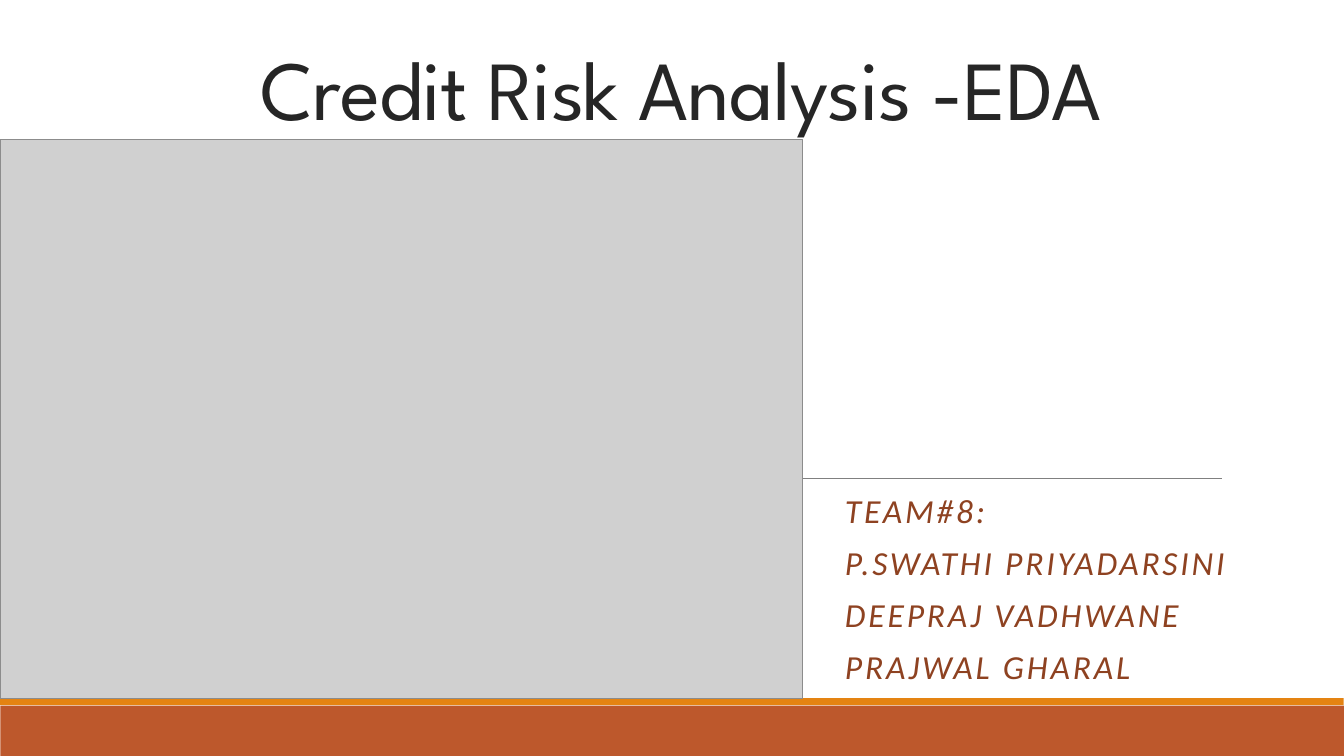
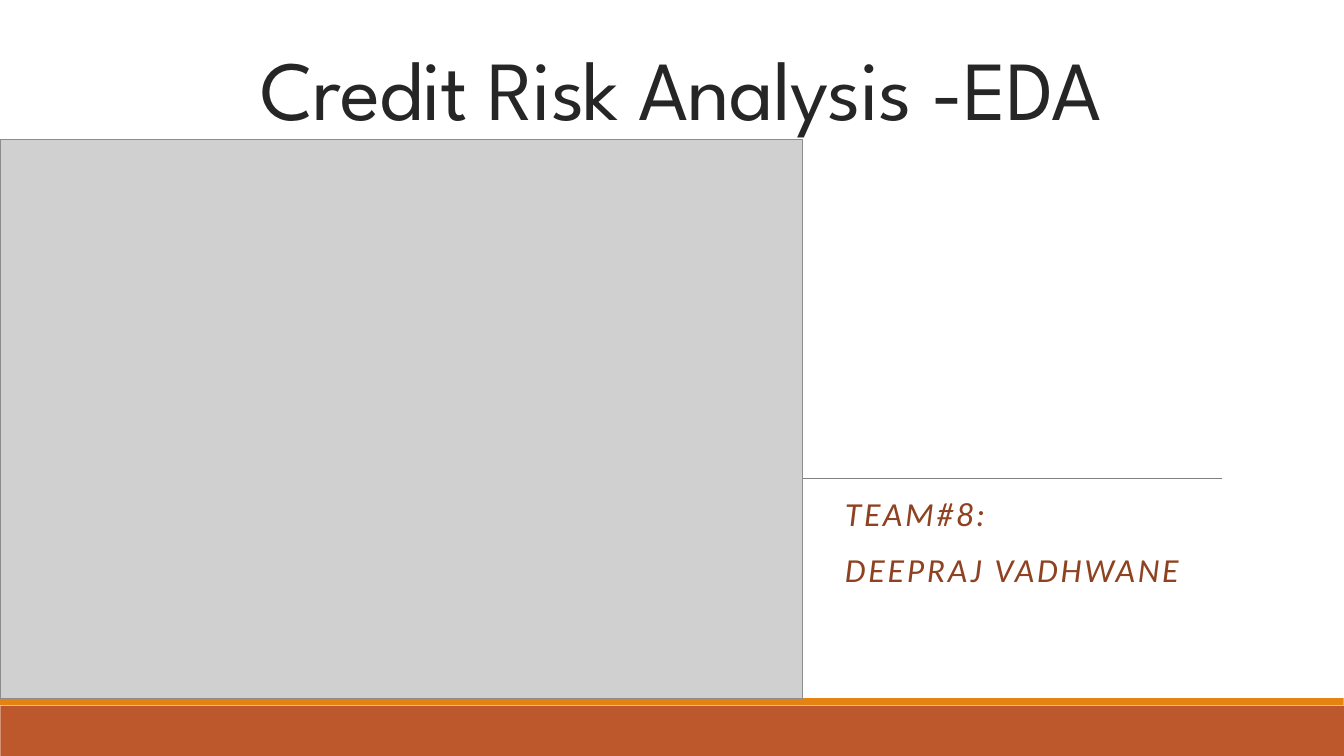
Before and after one commit to DeeprajVadhwane/Machine-learning_projects, a slide deck: slide 1 of Predictive Modelling for Credit Risk Management/Docomentaion/Credit risk analysis.pptx. Drawn at 1344x756 pixels with LibreOffice and Linux fonts; fonts in the diff are those of the drawing; grey boxes stand for pictures. Boxes give left, top, right and bottom in pixels: in the first picture for what was removed or moved away, otherwise in the second. Text is boxed around its words. In the diff, an @@ line names an element or a change of style, - is before the commit and + after.

```diff
--- a/Predictive Modelling for Credit Risk Management/Docomentaion/Credit risk analysis.pptx
+++ b/Predictive Modelling for Credit Risk Management/Docomentaion/Credit risk analysis.pptx
@@ subtitle "TEAM#8:" at [845, 503, 1178, 583]: line spacing 0.8 to 0.9 @@
@@ subtitle at [845, 553, 1224, 576]: paragraph removed @@
-P.SWATHI PRIYADARSINI
@@ subtitle at [845, 657, 1130, 680]: paragraph removed @@
-PRAJWAL GHARAL
```
Also in this commit, not shown: 1 other file.
